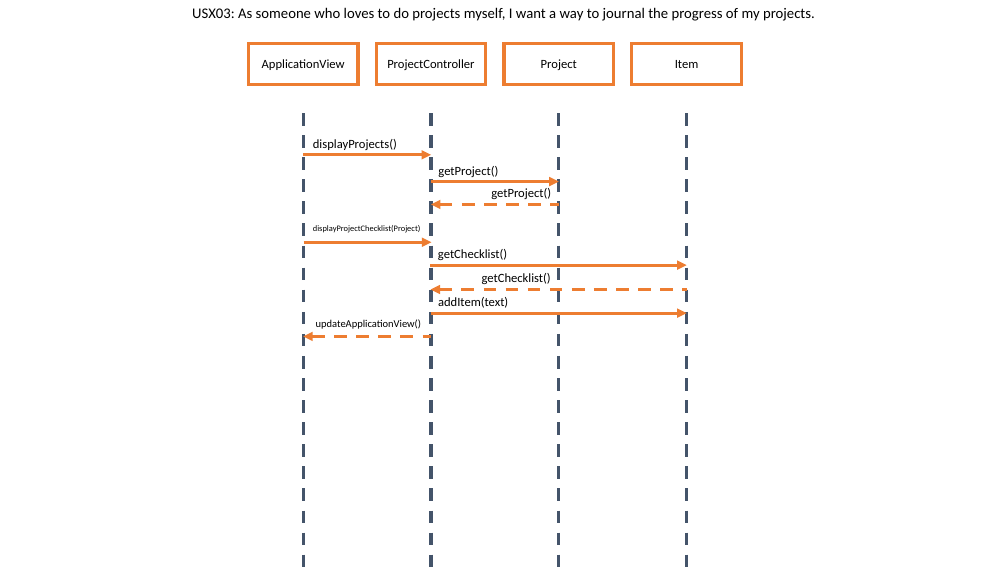
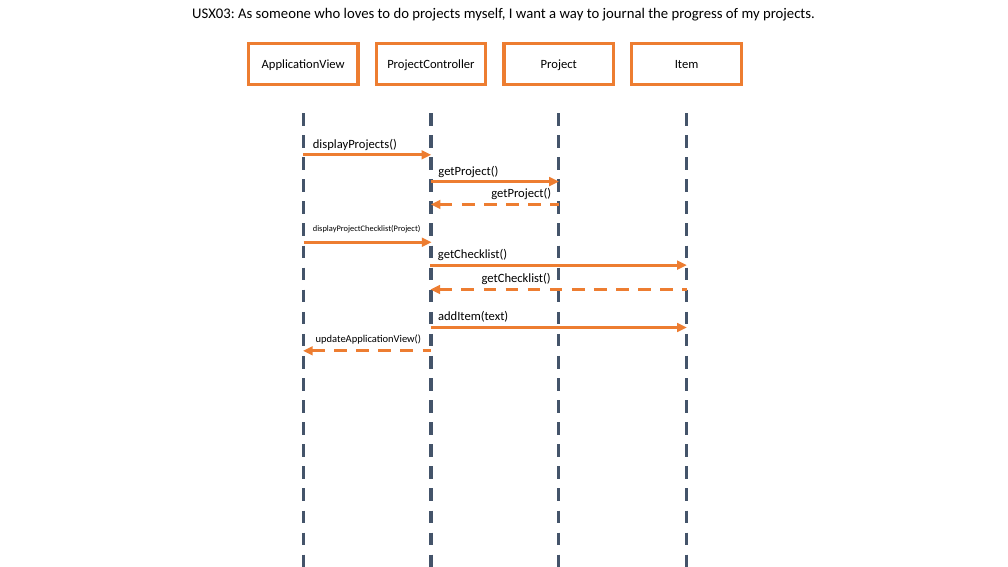
Before and after one commit to dgreen29/Creative-Tech-Brains, a slide deck: slide 5 of documentation/AppDesign.pptx. Drawn at 1008x567 pixels with LibreOffice and Linux fonts; fonts in the diff are those of the drawing. Boxes give left, top, right and bottom in pixels: in the first picture for what was removed or moved away, otherwise in the second. Text is boxed around its words. In the diff, an @@ line names an element or a change of style, - is before the commit and + after.

```diff
--- a/documentation/AppDesign.pptx
+++ b/documentation/AppDesign.pptx
@@ 2 texts, 2 arrows: place and size @@
-2 texts, 2 arrows at <box>303,297,687,337</box>
+2 texts, 2 arrows at <box>303,311,687,351</box>
```
Also in this commit, not shown: 2 other slides changed.
